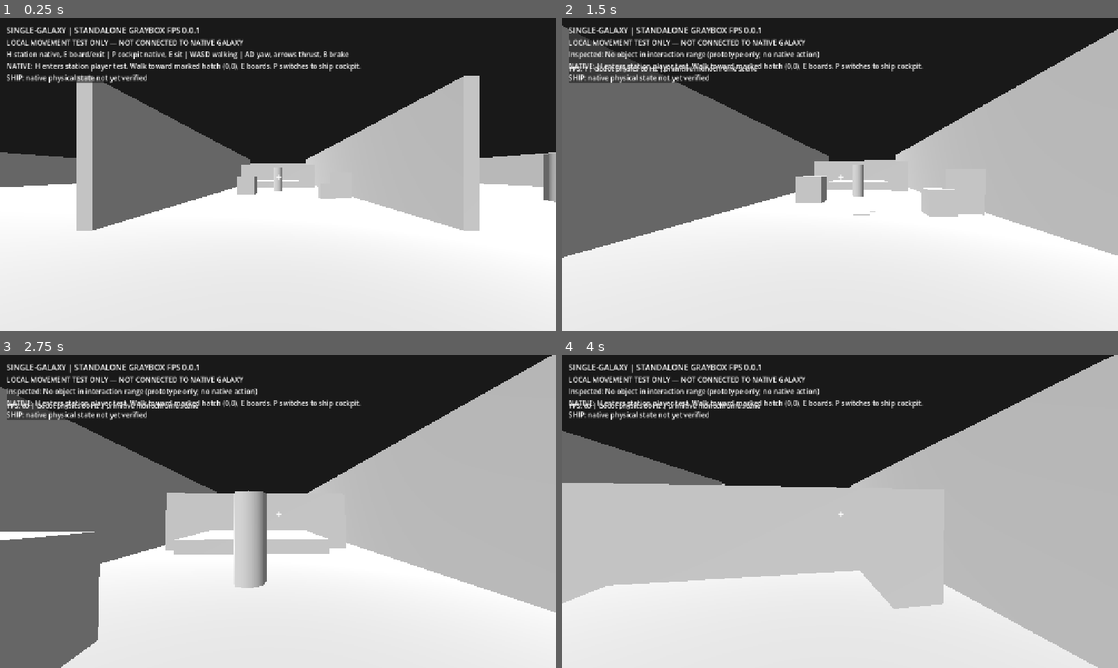
Above: before the commit, frames 1-4 (two rows, left to right).
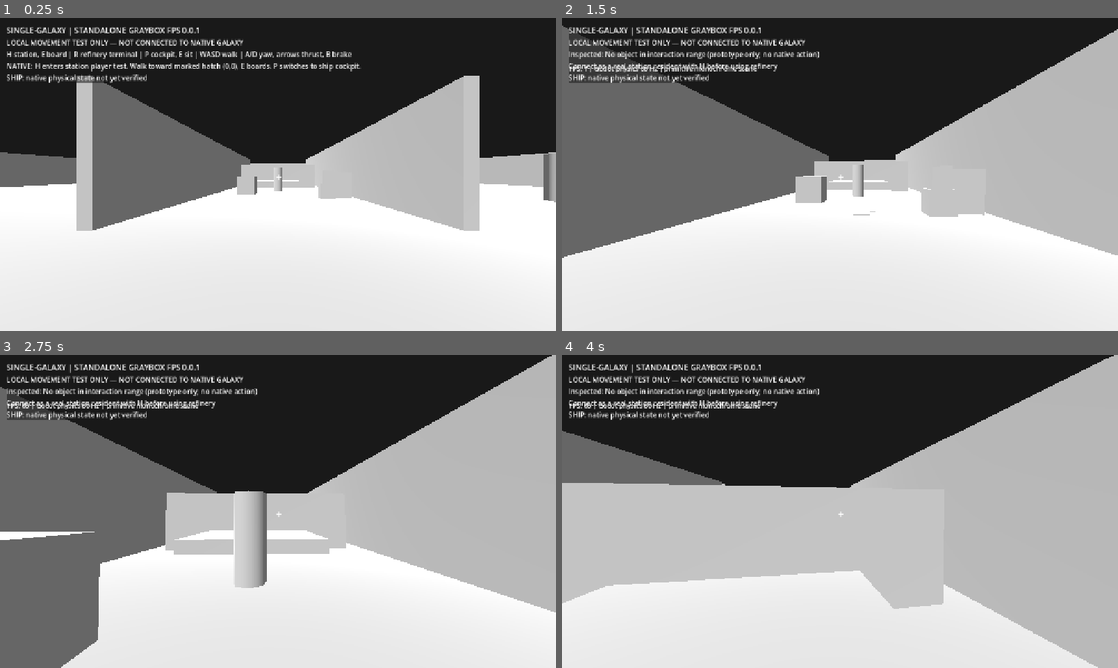
Above: after the commit, the same moments.

Repository: vjmichael/Single-galaxy
Game: Godot game, scene res://world/main.tscn
Same seed, same stepped clock (60 frames per second), same inputs: the game is played once before the commit and once after it.
Inputs (mouse positions are in pixels of both pictures, inside the frame that each line leads up to):
- Up to frame 1 (0.25 s): no input
- Up to frame 2 (1.5 s): tap Enter at 0.5 s; move the mouse to (867, 174) at 0.52 s; hold W (fps_forward) from 0.53 s (still down); tap R at 0.6 s; click (867, 174) at 0.67 s; tap Space (fps_jump) at 0.77 s; move the mouse to (812, 174) at 1.27 s; tap E (fps_inspect) at 1.35 s; click (812, 174) at 1.42 s
- Up to frame 3 (2.75 s): keep holding W (fps_forward); tap Space (fps_jump) at 1.52 s; tap R at 1.55, 2.3 s; move the mouse to (289, 505) at 2.02 s; hold Shift (fps_run) from 2.03 s (still down); click (289, 505) at 2.17 s
- Up to frame 4 (4 s): keep holding W (fps_forward); move the mouse to (834, 517) at 2.77 s; release Shift (fps_run) at 2.78 s; tap U (ship_undock) at 2.85 s; click (834, 517) at 2.92 s; tap Space (fps_jump) at 3.02, 3.77 s; tap R at 3.05, 3.6 s; move the mouse to (878, 514) at 3.52 s; click (878, 514) at 3.67 s

The runs differ from the first frame. In frame 1, 0.7% of the frame differs, in the area x 6-64%, y 10-14%; in frame 2, 0.7%, in the area x 1-71%, y 14-55%; in frame 3, 0.7%; in frame 4, 0.7%.
Error after the commit: Parse Error: Cannot infer the type of "names" variable because the value doesn't have a set type. (res://world/refinery_terminal_ui.gd:100)

Commit message:
PLAY-STATION-03C: native R refinery terminal, original lot picker, verified refinery snapshot/receipt projection

Diff:
--- a/desktop_godot/world/main.gd
+++ b/desktop_godot/world/main.gd
@@ -6,6 +6,7 @@
 const NATIVE_SESSION := preload("res://world/native_session.gd")
 const NATIVE_PLAYER_SESSION := preload("res://world/native_player_session.gd")
 const NATIVE_STATION_SESSION := preload("res://world/native_station_session.gd")
+const REFINERY_TERMINAL_UI := preload("res://world/refinery_terminal_ui.gd")
 const MONOCHROME := Color(0.76, 0.76, 0.76, 1.0)
 # Visual capsule center for 1.75 m tall collider; original C++ X/Z unchanged.
 const AVATAR_CENTER_HEIGHT_M := 0.90
@@ -22,6 +23,7 @@
 var native_session
 var native_player_session
 var native_station_session
+var refinery_terminal
 var station_test_save_selected := false
 var last_station_player_state := -1
 # One SQLite world has only one native writer. Wait for the old child to
@@ -70,8 +72,11 @@
 	player.native_ship_intents.connect(_on_native_ship_intents)
 	native_station_session = NATIVE_STATION_SESSION.new()
 	native_station_session.person_received.connect(_on_native_station_person)
+	native_station_session.refinery_received.connect(_on_native_refinery_state)
 	native_station_session.status_changed.connect(_on_native_player_status)
 	native_station_session.connection_changed.connect(_on_native_station_connection)
+	refinery_terminal.refine_requested.connect(_on_native_refine_requested)
+	refinery_terminal.terminal_closed.connect(_hide_refinery_terminal)
 
 func _setup_environment() -> void:
 	var env := Environment.new()
@@ -152,6 +157,8 @@
 	_solid_box("Control room west", Vector3(-14, 2.0, -22), Vector3(18, 4, 0.4))
 	_solid_box("Control room east", Vector3(14, 2.0, -22), Vector3(18, 4, 0.4))
 	_solid_box("Hangar gangway", Vector3(0, 0.015, -4.5), Vector3(1.6, 0.03, 9))
+	# Visual marker only. The original host authorizes access at (3m,0m).
+	_solid_box("Station refinery terminal (R)", Vector3(3.0, 0.85, 0), Vector3(0.65, 1.7, 0.65))
 
 func _build_objects() -> void:
 	_solid_cylinder("NPC prototype — no arms", Vector3(0.0, 1.0, -5.0), 2, 0.38)
@@ -229,7 +236,7 @@
 	scope_label.text = "LOCAL MOVEMENT TEST ONLY — NOT CONNECTED TO NATIVE GALAXY"
 	contents.add_child(scope_label)
 	status_label = Label.new()
-	status_label.text = "H station native, E board/exit | P cockpit native, E sit | WASD walking | AD yaw, arrows thrust, B brake"
+	status_label.text = "H station, E board | R refinery terminal | P cockpit, E sit | WASD walk | A/D yaw, arrows thrust, B brake"
 	contents.add_child(status_label)
 	native_label = Label.new()
 	native_label.text = "NATIVE: H enters station player test. Walk toward marked hatch (0,0), E boards. P switches to ship cockpit."
@@ -246,6 +253,8 @@
 	reticle.add_theme_font_size_override("font_size", 25)
 	reticle.set_anchors_and_offsets_preset(Control.PRESET_CENTER)
 	hud.add_child(reticle)
+	refinery_terminal = REFINERY_TERMINAL_UI.new()
+	hud.add_child(refinery_terminal)
 
 func _on_inspected(display_name: String) -> void:
 	status_label.text = "Inspected: " + display_name + " (prototype only; no native action)"
@@ -286,6 +295,18 @@
 		player.use_native_authority(false)
 
 func _unhandled_input(event: InputEvent) -> void:
+	if event is InputEventKey and event.pressed and not event.echo and event.keycode == KEY_R:
+		if native_station_session == null or not native_station_session.is_active() or last_station_player_state != 4:
+			_on_native_player_status("Connect as a real station resident with H before using refinery")
+		else:
+			if is_instance_valid(refinery_terminal) and refinery_terminal.visible:
+				_hide_refinery_terminal()
+			else:
+				refinery_terminal.show_waiting()
+				Input.mouse_mode = Input.MOUSE_MODE_VISIBLE
+				native_station_session.request_refinery_view()
+		get_viewport().set_input_as_handled()
+		return
 	if event is InputEventKey and event.pressed and not event.echo and (event.keycode == KEY_H or event.keycode == KEY_P):
 		if not _handoff_target.is_empty():
 			_on_native_player_status("Native writer change in progress; original save remains locked to one writer")
@@ -330,10 +351,31 @@
 		get_viewport().set_input_as_handled()
 
 func _on_native_station_connection(connected: bool) -> void:
+	if not connected:
+		_hide_refinery_terminal()
 	if is_instance_valid(player):
 		player.use_native_authority(connected)
 	if is_instance_valid(scope_label):
 		scope_label.text = "NATIVE STATION PLAYER (ORIGINAL SQLITE)" if connected else "STATION NATIVE DISCONNECTED"
+
+func _on_native_refinery_state(snapshot: Dictionary) -> void:
+	# Original C++ station host performed all authorization and inventory changes.
+	if native_station_session == null or not native_station_session.is_active() or last_station_player_state != 4:
+		return
+	_record_native_projection("REFINERY", snapshot)
+	if is_instance_valid(refinery_terminal):
+		refinery_terminal.present(snapshot)
+
+func _on_native_refine_requested(lot_id: int) -> void:
+	# No client-side yields or refining; send only the selected original lot ID.
+	if native_station_session != null and native_station_session.is_active() and last_station_player_state == 4:
+		native_station_session.submit_refining(lot_id)
+
+func _hide_refinery_terminal() -> void:
+	if is_instance_valid(refinery_terminal):
+		refinery_terminal.visible = false
+	if is_instance_valid(player) and get_window().has_focus():
+		Input.mouse_mode = Input.MOUSE_MODE_CAPTURED
 
 func _record_native_projection(kind: String, evidence: Dictionary) -> void:
 	# CLIENT-OBSERVED evidence only; original SQLite journal remains authoritative.
@@ -357,6 +399,8 @@
 func _on_native_station_person(person: Dictionary) -> void:
 	_record_native_projection("PERSON", person)
 	last_station_player_state = int(person["state"])
+	if last_station_player_state != 4:
+		_hide_refinery_terminal()
 	_show_native_location(last_station_player_state == 4)
 	if is_instance_valid(player):
 		player.use_native_seat(false)
@@ -420,6 +464,8 @@
 func _on_native_player_status(message: String) -> void:
 	if is_instance_valid(native_label):
 		native_label.text = message
+	if is_instance_valid(refinery_terminal) and refinery_terminal.visible and ("refused" in message or "timed out" in message):
+		refinery_terminal.report_error(message)
 
 func _on_native_status(message: String) -> void:
 	if is_instance_valid(native_label):
